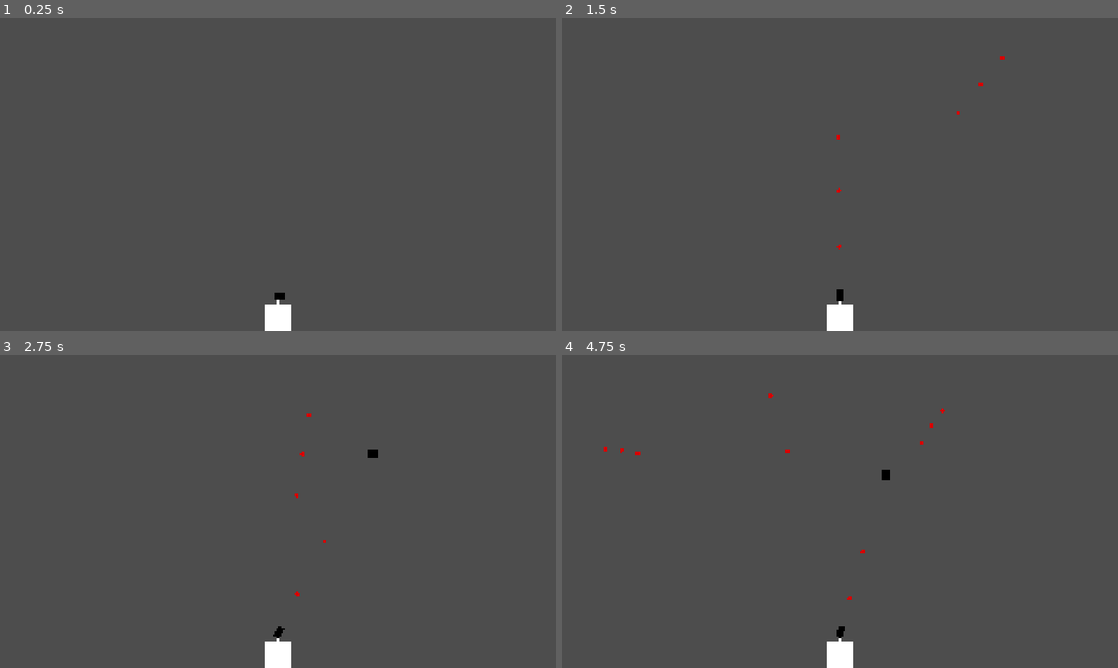
Above: before the commit, frames 1-4 (two rows, left to right).
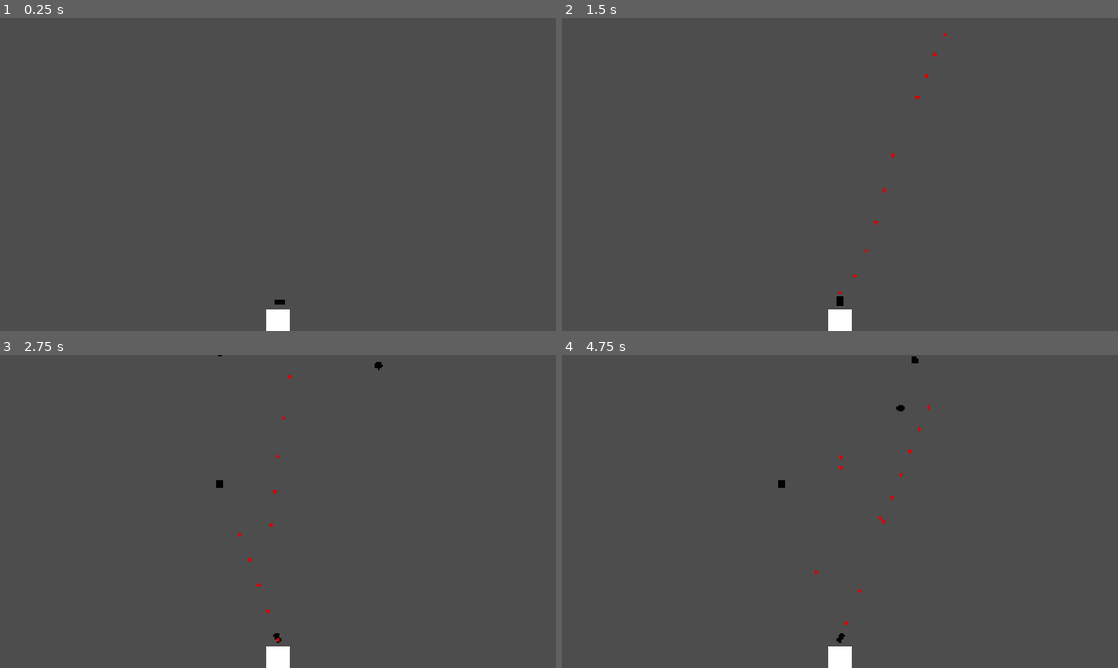
Above: after the commit, the same moments.

Repository: BilgiPasa/2d-gun-turret
Game: Godot game, scene res://Scenes/main_scene.tscn
The game is run twice, just before and just after one commit, with the same random seed, the same clock (stepped at 60 frames per second) and the same inputs.
Inputs (mouse positions are in pixels of both pictures, inside the frame that each line leads up to):
- Up to frame 1 (0.25 s): no input
- Up to frame 2 (1.5 s): tap Enter at 0.5 s; move the mouse to (962, 158) at 0.52 s; move the mouse to (728, 190) at 1.27 s
- Up to frame 3 (2.75 s): move the mouse to (333, 442) at 2.02 s
- Up to frame 4 (4.75 s): move the mouse to (812, 574) at 2.77 s; move the mouse to (1006, 558) at 3.52 s; move the mouse to (673, 464) at 4.27 s

The runs differ from the first frame. In frame 1, 0.2% of the frame differs, in the area x 47-53%, y 87-100%; in frame 2, 0.3%; in frame 3, 0.4%; in frame 4, 0.5%, in the area x 7-69%, y 0-100%.

Commit message:
Fix moving target shooting, Update spawning, Update some scenes and scripts

Diff:
--- a/Scenes/gun_turret.tscn
+++ b/Scenes/gun_turret.tscn
@@ -9,7 +9,7 @@
 size = Vector2(192, 192)
 
 [sub_resource type="CircleShape2D" id="CircleShape2D_5s483"]
-radius = 2000.0
+radius = 2500.0
 
 [sub_resource type="RectangleShape2D" id="RectangleShape2D_r07tb"]
 size = Vector2(200, 200)
--- a/Scenes/main_scene.tscn
+++ b/Scenes/main_scene.tscn
@@ -5,41 +5,48 @@
 [ext_resource type="Script" uid="uid://c14rqw4s7qa" path="res://Scripts/movable_enemy_spawner.gd" id="3_x6ack"]
 [ext_resource type="Script" uid="uid://cdqp2fy7aaufi" path="res://Scripts/static_enemy_spawner.gd" id="4_iacmt"]
 
+[sub_resource type="RectangleShape2D" id="RectangleShape2D_5s483"]
+size = Vector2(4750, 40)
+
 [sub_resource type="RectangleShape2D" id="RectangleShape2D_r07tb"]
-size = Vector2(4000, 40)
+size = Vector2(4750, 60)
 
 [node name="MainScene" type="Node2D" unique_id=1697325332]
 script = ExtResource("1_52fb6")
-enable_movable_enemy_spawner = false
 
 [node name="Camera2D" type="Camera2D" parent="." unique_id=212988087]
-position = Vector2(0, -1045)
-zoom = Vector2(0.475, 0.475)
+position = Vector2(0, -1260)
+zoom = Vector2(0.4, 0.4)
 
 [node name="GunTurret" parent="." unique_id=1071740224 instance=ExtResource("2_6l7je")]
 
 [node name="CanvasLayer" type="CanvasLayer" parent="." unique_id=1463870061]
 
-[node name="GroundArea" type="Area2D" parent="." unique_id=31923312]
-position = Vector2(0, 116)
+[node name="Ground" type="StaticBody2D" parent="." unique_id=658723653]
+position = Vector2(0, 126)
+
+[node name="CollisionShape2D" type="CollisionShape2D" parent="Ground" unique_id=669267698]
+shape = SubResource("RectangleShape2D_5s483")
+
+[node name="GroundArea" type="Area2D" parent="Ground" unique_id=31923312]
 collision_layer = 16
 collision_mask = 8
 
-[node name="CollisionShape2D" type="CollisionShape2D" parent="GroundArea" unique_id=1202664904]
+[node name="CollisionShape2D" type="CollisionShape2D" parent="Ground/GroundArea" unique_id=1202664904]
 shape = SubResource("RectangleShape2D_r07tb")
 
 [node name="MovableEnemySpawner" type="Node2D" parent="." unique_id=501403955]
-position = Vector2(0, -2500)
+position = Vector2(0, -2750)
 script = ExtResource("3_x6ack")
 
 [node name="SpawnTimer" type="Timer" parent="MovableEnemySpawner" unique_id=924858773]
 
 [node name="StaticEnemySpawner" type="Node2D" parent="." unique_id=1124076927]
-position = Vector2(0, -1250)
+position = Vector2(0, -1500)
 script = ExtResource("4_iacmt")
 
 [node name="SpawnTimer" type="Timer" parent="StaticEnemySpawner" unique_id=344716921]
 
-[connection signal="body_entered" from="GroundArea" to="." method="_on_ground_area_body_entered"]
+[connection signal="body_entered" from="Ground/GroundArea" to="." method="_on_ground_area_body_entered"]
 [connection signal="timeout" from="MovableEnemySpawner/SpawnTimer" to="MovableEnemySpawner" method="_on_spawn_timer_timeout"]
 [connection signal="timeout" from="StaticEnemySpawner/SpawnTimer" to="StaticEnemySpawner" method="_on_spawn_timer_timeout"]
--- a/Scripts/gun_turret.gd
+++ b/Scripts/gun_turret.gd
@@ -7,7 +7,7 @@
 @onready var can_shoot_timer: Timer = $CanShootTimer
 @onready var target_find_area: Area2D = $TargetFindArea
 @onready var mouse_position_node: Node2D = $MousePositionNode
-const SHOOT_TIMER_WAIT_TIME: float = 0.1
+const SHOOT_TIMER_WAIT_TIME: float = 0.05
 const BULLET_SCENE = preload("res://Scenes/bullet.tscn")
 var gravity_amount: float = ProjectSettings.get_setting("physics/2d/default_gravity")
 var can_shoot: bool = true
@@ -43,6 +43,9 @@
 		can_shoot_timer.start()
 
 func shoot_bullet_to(target: Node2D, physics_delta: float) -> void:
+	if target == null:
+		return
+
 	var new_bullet = BULLET_SCENE.instantiate() # Make a new bullet
 	target_relative_position = Vector2(target.global_position.x - gun_sprite.global_position.x, target.global_position.y - gun_sprite.global_position.y) # Find the position of the target relative to the gun
 
@@ -64,9 +67,17 @@
 					shoot_vector.x = BULLET_DEFAULT_LIN_VEL_X
 				else:
 					t = BULLET_MIN_REACH_TIME
-					shoot_vector.x = (target_relative_position.x / t) - target.linear_velocity.x
+					shoot_vector.x = (target_relative_position.x / t) + target.linear_velocity.x
 		else:
 			if target.linear_velocity.x >= 0:
+				t = abs(target_relative_position.x) / (BULLET_DEFAULT_LIN_VEL_X - target.linear_velocity.x)
+
+				if t >= BULLET_MIN_REACH_TIME:
+					shoot_vector.x = -BULLET_DEFAULT_LIN_VEL_X
+				else:
+					t = BULLET_MIN_REACH_TIME
+					shoot_vector.x = (target_relative_position.x / t) + target.linear_velocity.x
+			else:
 				t = abs(target_relative_position.x) / (BULLET_DEFAULT_LIN_VEL_X + target.linear_velocity.x)
 
 				if t >= BULLET_MIN_REACH_TIME:
@@ -74,16 +85,8 @@
 				else:
 					t = BULLET_MIN_REACH_TIME
 					shoot_vector.x = (target_relative_position.x / t) + target.linear_velocity.x
-			else:
-				t = abs(target_relative_position.x) / (BULLET_DEFAULT_LIN_VEL_X - target.linear_velocity.x)
 
-				if t >= BULLET_MIN_REACH_TIME:
-					shoot_vector.x = -BULLET_DEFAULT_LIN_VEL_X
-				else:
-					t = BULLET_MIN_REACH_TIME
-					shoot_vector.x = (target_relative_position.x / t) - target.linear_velocity.x
-
-		shoot_vector.y = (target_relative_position.y / t) - (gravity_amount * t / 2) + target.linear_velocity.y # Calculate Y speed
+		shoot_vector.y = (target_relative_position.y / t) + target.linear_velocity.y # Calculate Y speed
 	else:
 		t = abs(target_relative_position.x) / BULLET_DEFAULT_LIN_VEL_X # Calculate reach time based on default X speed
 
@@ -113,9 +116,10 @@
 		closest_node = targets[0]
 
 		for i in range(1, len(targets)):
-			if how_far(closest_node.global_position) < how_far(targets[i].global_position):
+			if !targets[i].targeted && how_far(closest_node.global_position) > how_far(targets[i].global_position):
 				closest_node = targets[i]
 
+	closest_node.targeted = true
 	return closest_node
 
 # Calculate how far is the target from the gun
--- a/Scripts/main_scene.gd
+++ b/Scripts/main_scene.gd
@@ -1,9 +1,9 @@
 extends Node2D
 
-@export var enable_movable_enemy_spawner: bool = true
-@export var enable_static_enemy_spawner: bool = true
 @onready var movable_enemy_spawner: Node2D = $MovableEnemySpawner
 @onready var static_enemy_spawner: Node2D = $StaticEnemySpawner
+var enable_static_enemy_spawner: bool = true
+var enable_movable_enemy_spawner: bool = true
 
 func _ready() -> void:
 	process_mode = Node.PROCESS_MODE_ALWAYS
@@ -23,5 +23,5 @@
 		static_enemy_spawner.hide()
 
 func _on_ground_area_body_entered(body: Node2D) -> void:
-	print("Enemy has entered to the ground")
+	print("Enemy has hit to the ground")
 	body.queue_free.call_deferred()
--- a/Scripts/movable_enemy.gd
+++ b/Scripts/movable_enemy.gd
@@ -1,5 +1,7 @@
 class_name MovableEnemy
 extends RigidBody2D
+
+var targeted: bool = false
 
 func _ready() -> void:
 	process_mode = Node.PROCESS_MODE_PAUSABLE
@@ -7,6 +9,10 @@
 	max_contacts_reported = 1
 	continuous_cd = RigidBody2D.CCD_MODE_CAST_RAY
 
+func _physics_process(_delta: float) -> void:
+	if position.y > 300:
+		queue_free.call_deferred()
+
 func _on_body_entered(body: Node) -> void:
 	if body is not GunTurret:
 		body.queue_free.call_deferred()
--- a/Scripts/movable_enemy_spawner.gd
+++ b/Scripts/movable_enemy_spawner.gd
@@ -1,12 +1,12 @@
 extends Node2D
 
 @onready var spawn_timer: Timer = $SpawnTimer
-const SPAWN_X_RANGE: int = 1000
-const SPEED_RANGE: int = 500
+const SPAWN_X_RANGE: int = 750
+const SPEED_RANGE: int = 750
 const MOVABLE_ENEMY_SCENE = preload("res://Scenes/movable_enemy.tscn")
 
 func _ready() -> void:
-	spawn_timer.wait_time = 1
+	spawn_timer.wait_time = 0.5
 	spawn_timer.autostart = true
 	spawn_timer.start()
 
@@ -14,4 +14,4 @@
 	var new_movable_enemy = MOVABLE_ENEMY_SCENE.instantiate()
 	new_movable_enemy.position = global_position + Vector2(randi_range(-SPAWN_X_RANGE, SPAWN_X_RANGE), 0)
 	owner.add_child(new_movable_enemy)
-	new_movable_enemy.linear_velocity = Vector2(randi_range(-SPEED_RANGE, SPEED_RANGE), randi_range(-SPEED_RANGE, SPEED_RANGE))
+	new_movable_enemy.linear_velocity = Vector2(randf_range(-1, 1), randf_range(-1, 1)).normalized() * SPEED_RANGE
--- a/Scripts/static_enemy.gd
+++ b/Scripts/static_enemy.gd
@@ -1,5 +1,7 @@
 class_name StaticEnemy
 extends RigidBody2D
+
+var targeted: bool = false
 
 func _ready() -> void:
 	process_mode = Node.PROCESS_MODE_PAUSABLE
--- a/Scripts/static_enemy_spawner.gd
+++ b/Scripts/static_enemy_spawner.gd
@@ -1,7 +1,7 @@
 extends Node2D
 
 @onready var spawn_timer: Timer = $SpawnTimer
-const SPAWN_RADIUS: int = 750
+const SPAWN_RADIUS: int = 500
 const STATIC_ENEMY_SCENE = preload("res://Scenes/static_enemy.tscn")
 
 func _ready() -> void:
@@ -11,5 +11,5 @@
 
 func _on_spawn_timer_timeout() -> void:
 	var new_static_enemy = STATIC_ENEMY_SCENE.instantiate()
-	new_static_enemy.position = global_position + Vector2(randi_range(-SPAWN_RADIUS, SPAWN_RADIUS), randi_range(-SPAWN_RADIUS, SPAWN_RADIUS))
+	new_static_enemy.position = global_position + (Vector2(randf_range(-1, 1), randi_range(-1, 1)).normalized() * SPAWN_RADIUS)
 	owner.add_child(new_static_enemy)
